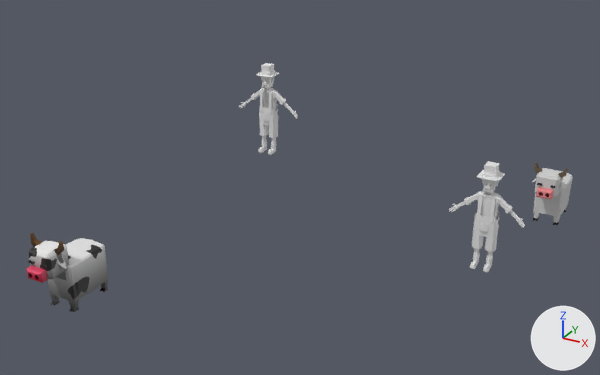
An edit to the Blender file projects/character_farmgame.blend, drawn before and after from the same camera.
The view is the same before and after, from a camera (50 mm lens) standing at (15.52, -15.65, 11.59) and looking at (3.83, 5.61, 0.96). Arrows for +X, +Y and +Z are at lower right; the lights stay in place.

The first picture shows 'cow_raw', 'cow_texturized', 'farmer', 'farmer_texturized'.
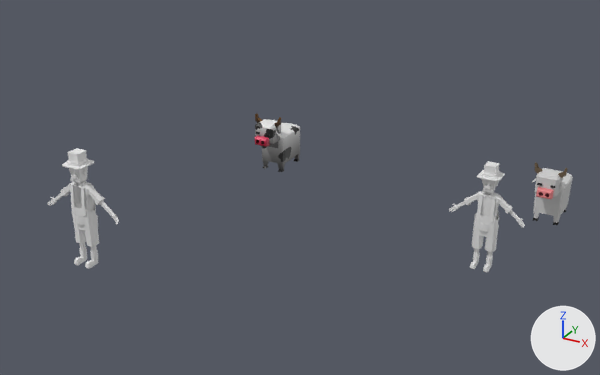
The change, as a list of edits to the scene's bpy script:
```text
Change ob_cow_texturized:
    ob_cow_texturized.location: (0.0, -0.96, 0.17) -> (0.0, 10.61, 0.17)
Change ob_farmer_texturized:
    ob_farmer_texturized.location: (-0.01, 10.05, 1.65) -> (-0.01, -0.07, 1.65)
```

Changed parts and their boxes (x1, y1, x2, y2) in the pictures (600 x 375 px):
'cow_texturized', moved: before (27, 233, 108, 312); after (255, 113, 300, 172)
'farmer_texturized', moved: before (239, 63, 298, 155); after (48, 148, 119, 269)
